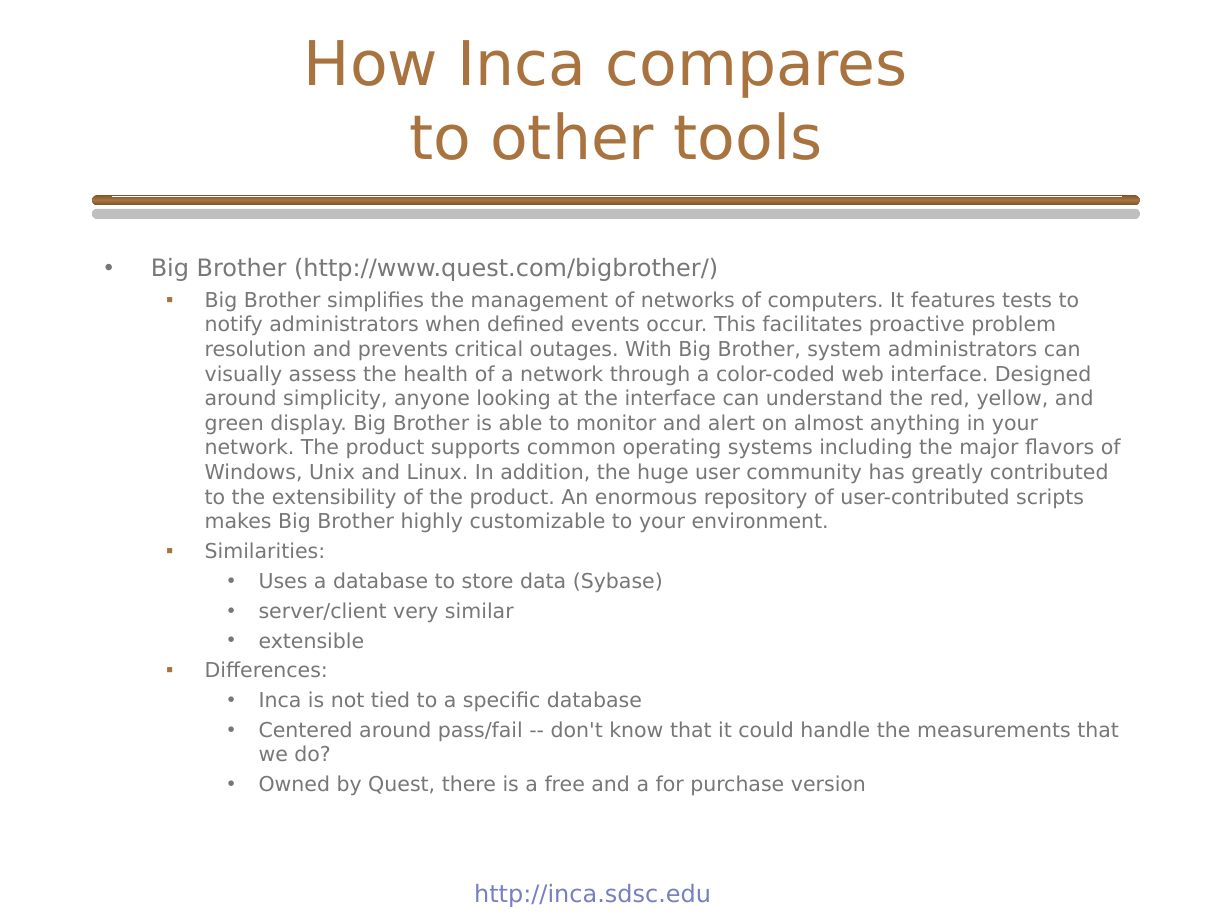
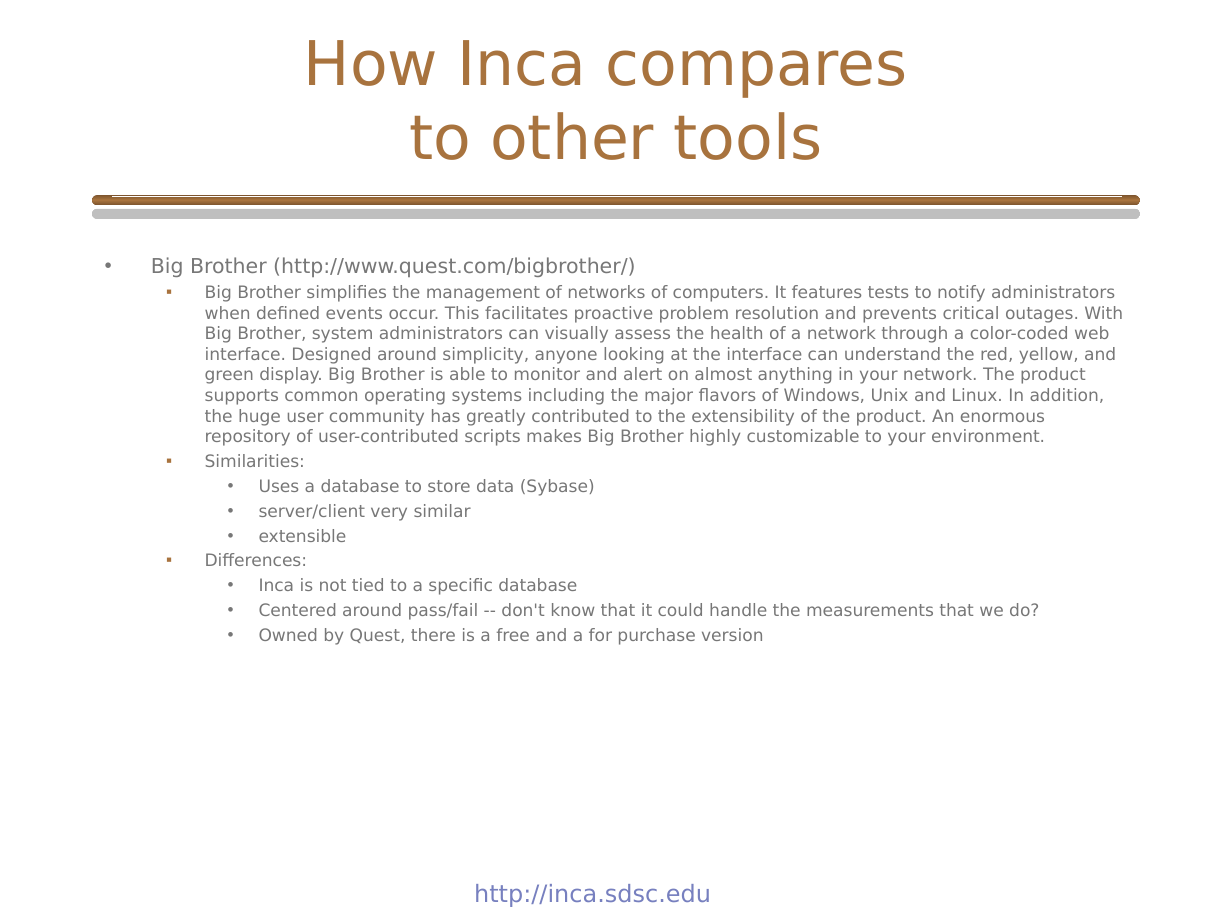
Before and after one commit to IncaProject/inca-xsede, a slide deck: slide 24 of talks/inca_sc05.ppt (slide 9 before the commit). Drawn at 1232x924 pixels with LibreOffice and Linux fonts; fonts in the diff are those of the drawing; background and template pictures are left out. Boxes give left, top, right and bottom in pixels: in the first picture for what was removed or moved away, otherwise in the second. Text is boxed around its words. In the diff, an @@ line names an element or a change of style, - is before the commit and + after.

```diff
--- a/talks/inca_sc05.ppt
+++ b/talks/inca_sc05.ppt
@@ text "Big Brother (http://www.quest.com/bigbrother/)" at (151, 257, 1123, 645): size 14 to 12 pt in "Big Brother (http://www.quest.com/bigbrother/)"; size 12 to 10 pt @@
```
Also in this commit, not shown: 9 other slides changed, 3 slides added, 2 slides removed.
